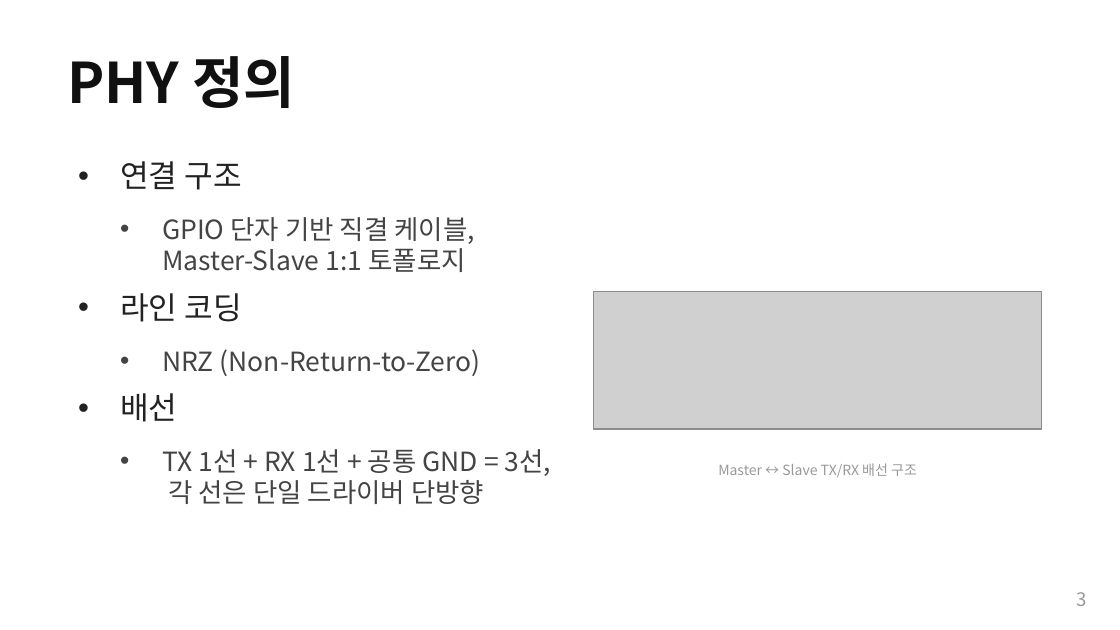
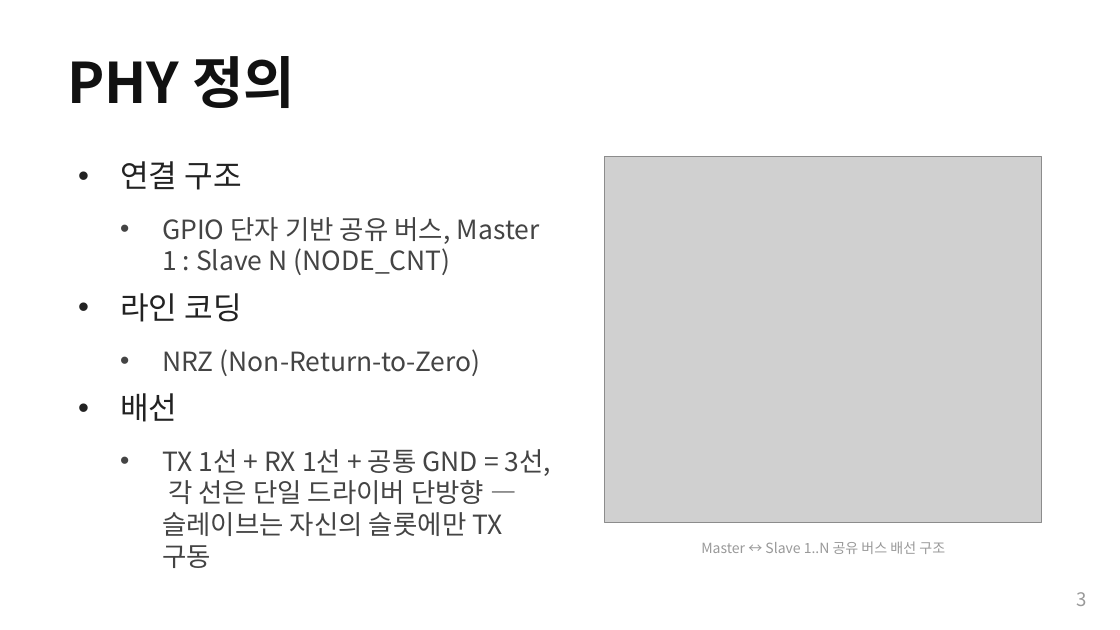
Before and after one commit to Woodong02/SoC_Design_and_Programming, a slide deck: slide 3 of section2_tdma_protocol.pptx. Drawn at 1120x630 pixels with LibreOffice and Linux fonts; fonts in the diff are those of the drawing; grey boxes stand for pictures. Boxes give left, top, right and bottom in pixels: in the first picture for what was removed or moved away, otherwise in the second. Text is boxed around its words. In the diff, an @@ line names an element or a change of style, - is before the commit and + after.

```diff
--- a/section2_tdma_protocol.pptx
+++ b/section2_tdma_protocol.pptx
@@ picture: place and size @@
-picture at bbox=[594, 291, 1042, 429]
+picture at bbox=[605, 157, 1042, 522]
@@ text at bbox=[162, 217, 540, 275]: text changed @@
-  • GPIO 단자 기반 직결 케이블, Master-Slave 1:1 토폴로지
+  • GPIO 단자 기반 공유 버스, Master 1 : Slave N (NODE_CNT)
@@ text at bbox=[162, 449, 552, 536]: text changed @@
-  • TX 1선 + RX 1선 + 공통 GND = 3선, 각 선은 단일 드라이버 단방향
+  • TX 1선 + RX 1선 + 공통 GND = 3선, 각 선은 단일 드라이버 단방향 — 슬레이브는 자신의 슬롯에만 TX 구동
@@ text at bbox=[701, 541, 945, 554]: text changed @@
-Master ↔ Slave TX/RX 배선 구조
+Master ↔ Slave 1..N 공유 버스 배선 구조
```
Also in this commit, not shown: 3 other slides changed, 8 other files.
